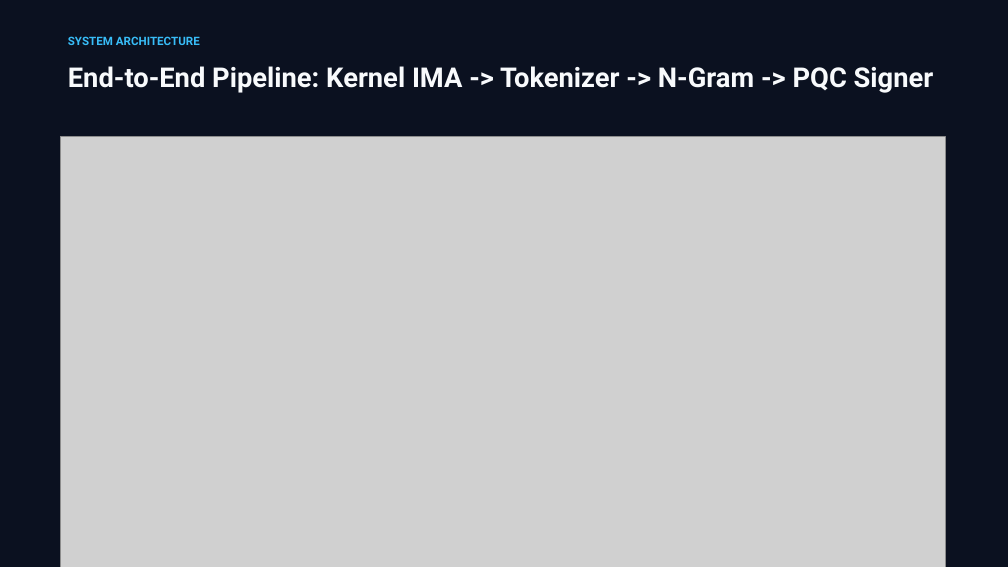
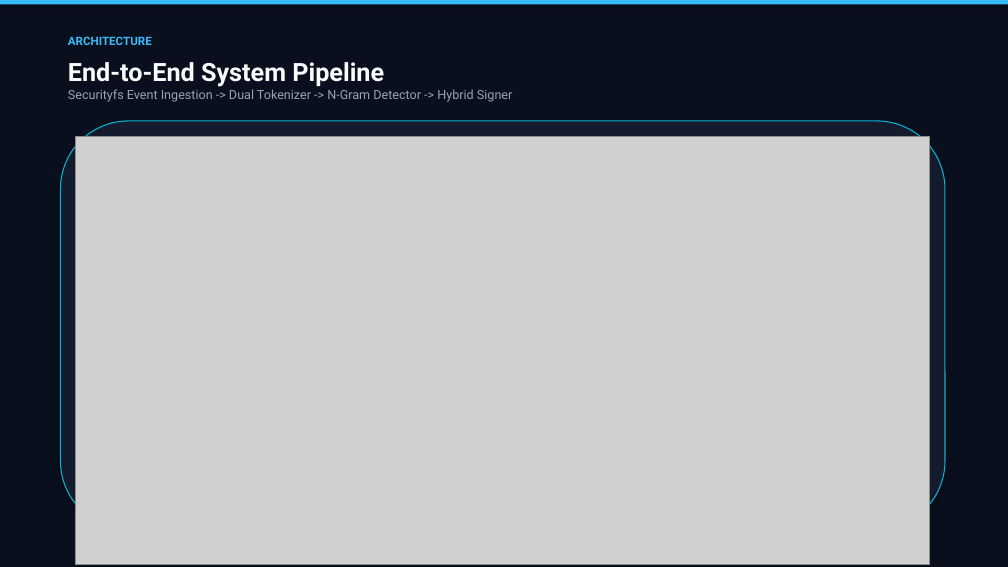
Before and after one commit to basithladdu/prahari, a slide deck: slide 5 of docs/PRAHARI.pptx. Drawn at 1008x567 pixels with LibreOffice and Linux fonts; fonts in the diff are those of the drawing; grey boxes stand for pictures. Boxes give left, top, right and bottom in pixels: in the first picture for what was removed or moved away, otherwise in the second. Text is boxed around its words. In the diff, an @@ line names an element or a change of style, - is before the commit and + after.

Commit message:
Deliver refined masterpiece presentation deck with high-impact visual design

```diff
--- a/docs/PRAHARI.pptx
+++ b/docs/PRAHARI.pptx
@@ rectangle at (x1=0, y1=0, x2=1008, y2=567): fill #0B1120 to #0A0F1D @@
@@ rectangle added at (x1=0, y1=0, x2=1008, y2=5), fill #38BDF8 @@
@@ text at (x1=68, y1=36, x2=152, y2=45): text changed @@
-SYSTEM ARCHITECTURE
+ARCHITECTURE
@@ text at (x1=68, y1=62, x2=512, y2=102): text changed; size 26 to 12 pt; text colour #F8FAFC to #94A3B8; bold off @@
-End-to-End Pipeline: Kernel IMA -> Tokenizer -> N-Gram -> PQC Signer
+End-to-End System Pipeline
+Securityfs Event Ingestion -> Dual Tokenizer -> N-Gram Detector -> Hybrid Signer
@@ rounded rectangle added at (x1=60, y1=121, x2=945, y2=529), fill #131B2C, outline #06B6D4 1 pt @@
@@ picture resized from (x1=60, y1=136, x2=945, y2=567) to (x1=76, y1=136, x2=930, y2=564) @@
```
Also in this commit, not shown: 6 other slides changed.
